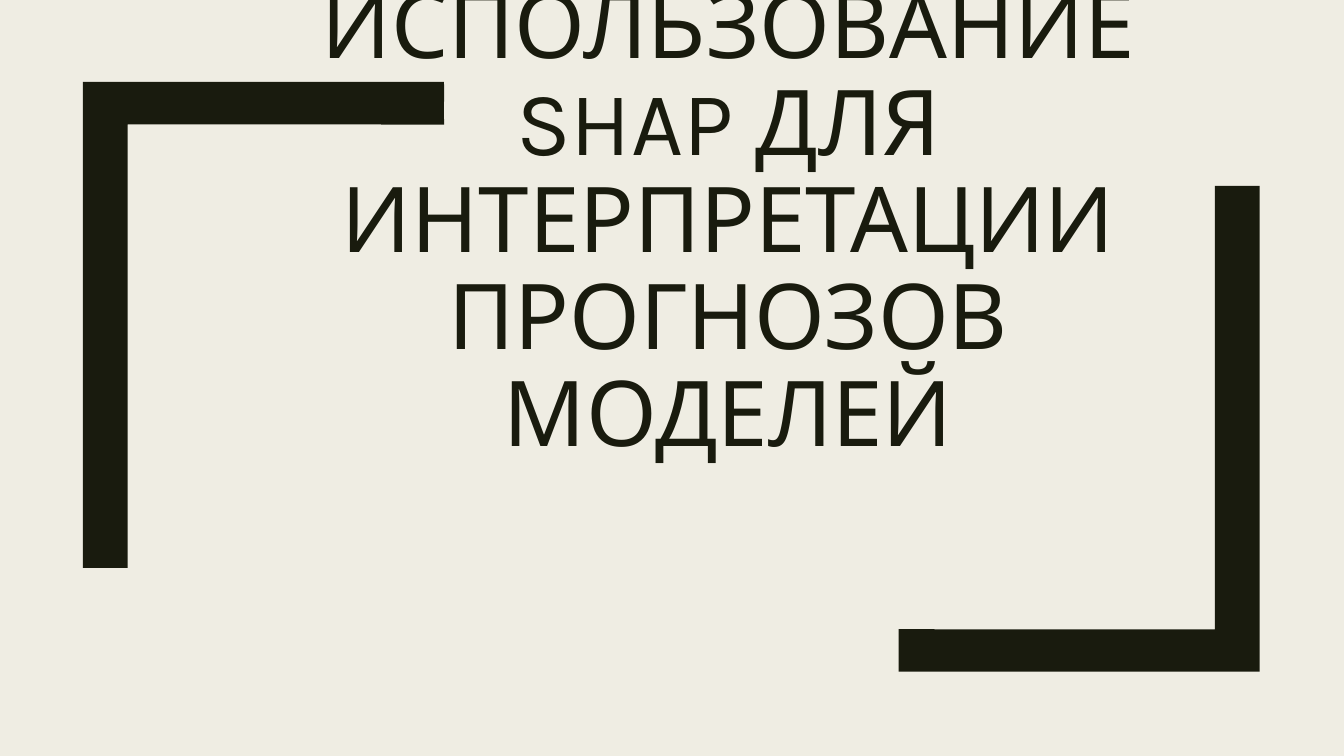
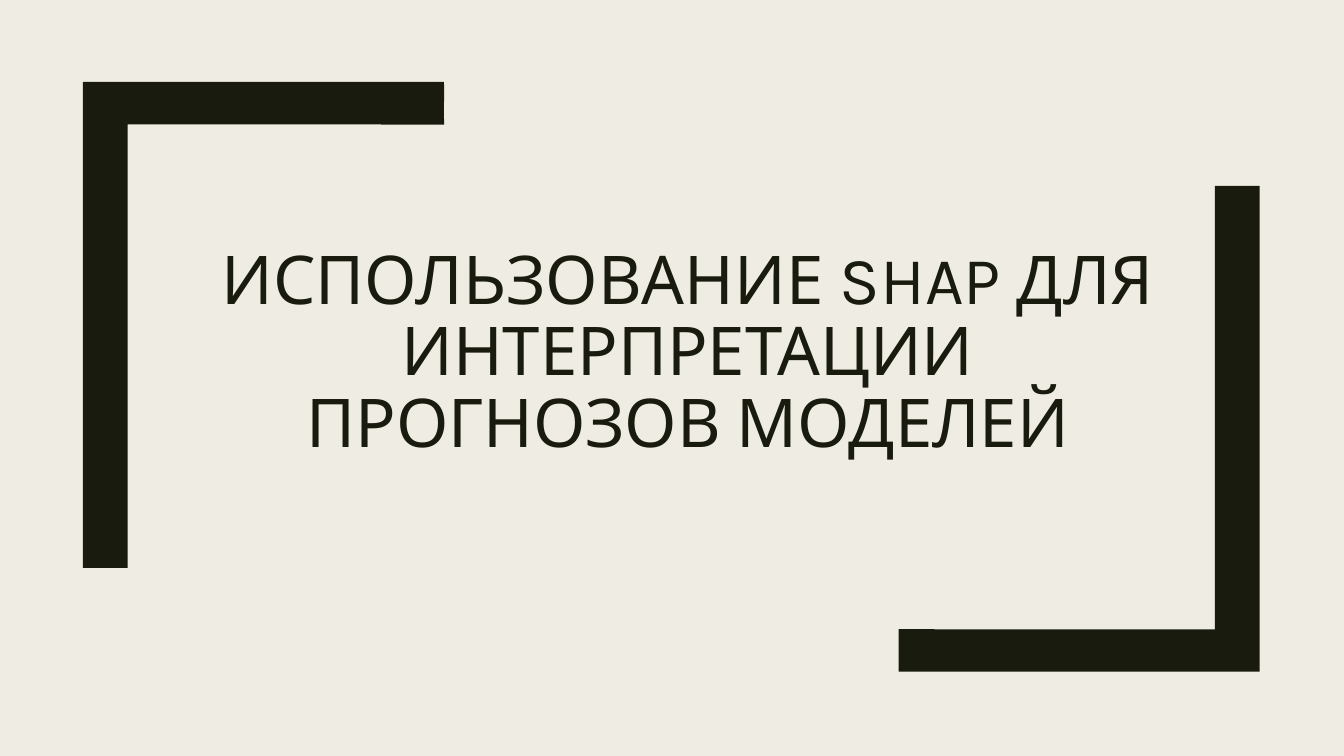
Before and after one commit to Dmitry513/Shap_training, a slide deck: slide 1 of Shap_for_model_interpretation.pptx. Drawn at 1344x756 pixels with LibreOffice and Linux fonts; fonts in the diff are those of the drawing. Boxes give left, top, right and bottom in pixels: in the first picture for what was removed or moved away, otherwise in the second. Text is boxed around its words. In the diff, an @@ line names an element or a change of style, - is before the commit and + after.

```diff
--- a/Shap_for_model_interpretation.pptx
+++ b/Shap_for_model_interpretation.pptx
@@ title "ИСПОЛЬЗОВАНИЕ SHAP ДЛЯ ИНТЕРПРЕТАЦИИ ПРОГНОЗОВ ...": place and size @@
-title "ИСПОЛЬЗОВАНИЕ SHAP ДЛЯ ИНТЕРПРЕТАЦИИ ПРОГНОЗОВ ..." at (321, 0, 1134, 463)
+title "ИСПОЛЬЗОВАНИЕ SHAP ДЛЯ ИНТЕРПРЕТАЦИИ ПРОГНОЗОВ ..." at (222, 255, 1154, 460)
@@ title "ИСПОЛЬЗОВАНИЕ SHAP ДЛЯ ИНТЕРПРЕТАЦИИ ПРОГНОЗОВ ..." at (222, 255, 1154, 460): size 64.8 to 48 pt @@
```
Also in this commit, not shown: 1 other slide changed, 2 slides added, 1 slide removed, 1 other file.
